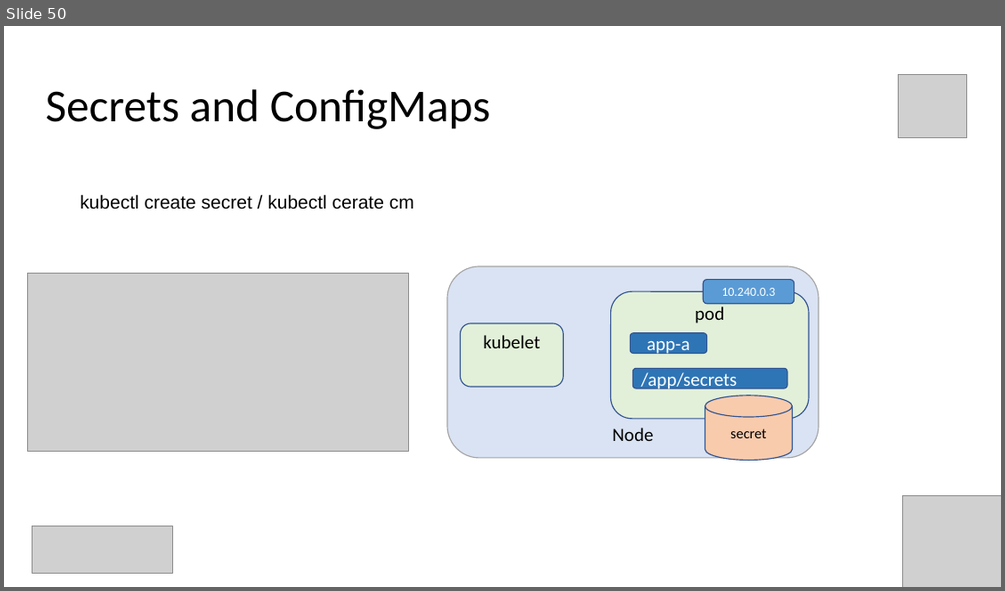
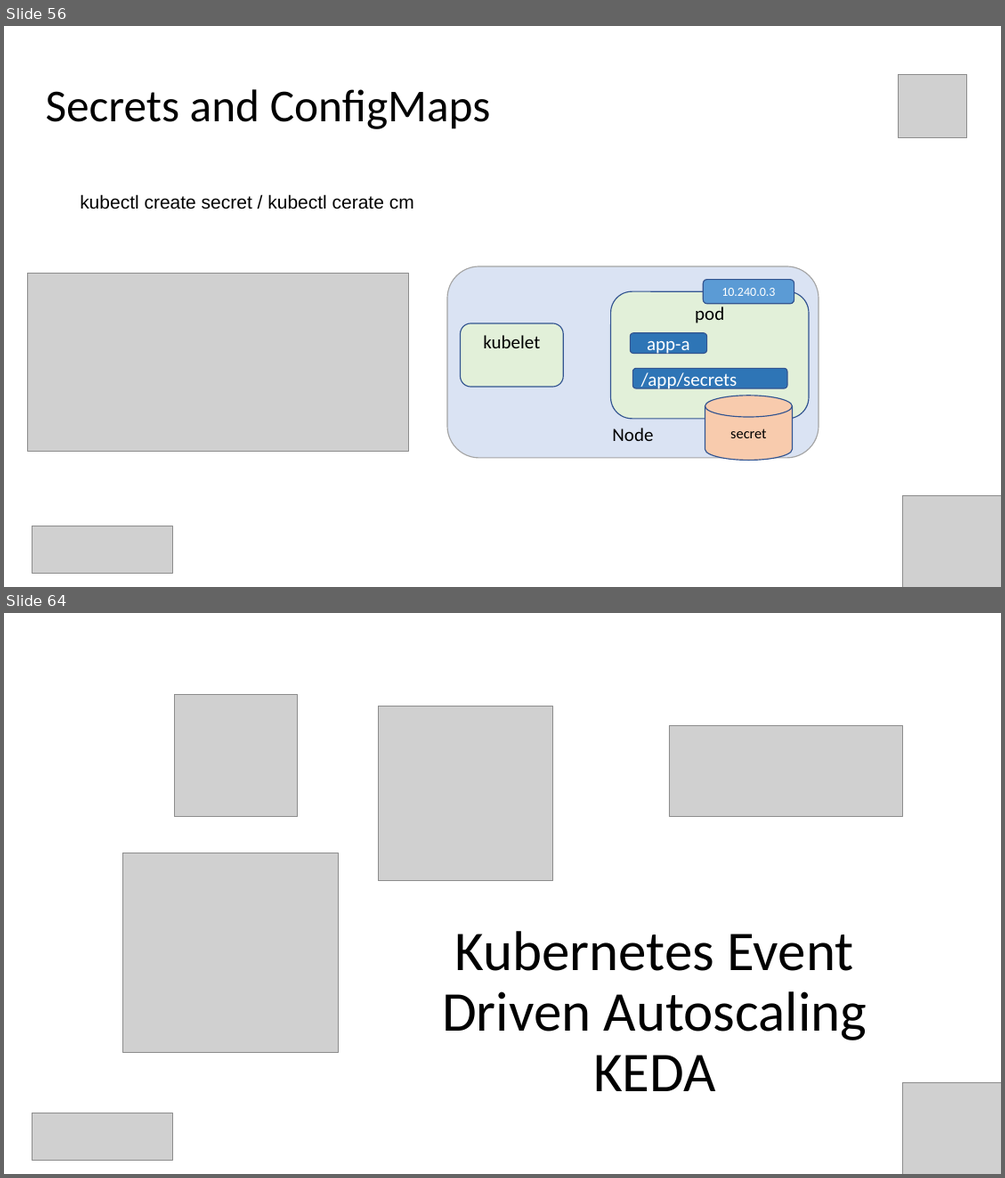
Before and after one commit to Infrastructure-AsCode/aks-101, a slide deck: slides/k8s-101.pptx. Shown one above the other, each under a label of ours: slide 50 before the commit, slides 56 and 64 after it; the slides between them are not shown. The pictures are 1005x591 and 1005x1178 pixels, drawn with LibreOffice and Linux fonts; fonts in the diff are those of the drawing; grey boxes stand for pictures. Boxes give left, top, right and bottom in pixels: in the first picture for what was removed or moved away, otherwise in the second. Text is boxed around its words. In the diff, an @@ line names an element or a change of style, - is before the commit and + after.

```diff
--- a/slides/k8s-101.pptx
+++ b/slides/k8s-101.pptx
@@ slide 64 added at box(4, 613, 1001, 1174), background #FFFFFF @@
@@ picture added at box(175, 695, 297, 817) @@
@@ picture added at box(379, 706, 553, 880) @@
@@ picture added at box(669, 725, 902, 817) @@
@@ picture added at box(123, 853, 339, 1052) @@
@@ text added at box(442, 931, 867, 1091), 54 pt, text #000000 @@
+Kubernetes Event Driven Autoscaling KEDA
@@ picture added at box(903, 1082, 1001, 1174) @@
@@ picture added at box(32, 1113, 173, 1160) @@
@@ what was slide 50 is now slide 56 @@
```
Also in this commit, not shown: 7 slides changed, 26 other slides added, 2 slides removed, 19 other files.
